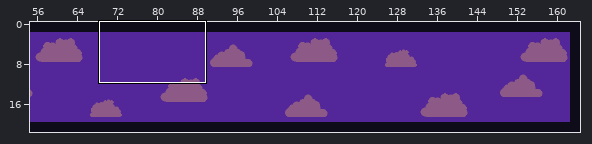
Two states of a Tiled map, map/map.tmx. The first picture is a wide view before the edit; the outline marks the close-up.
Close-up. The starting point:
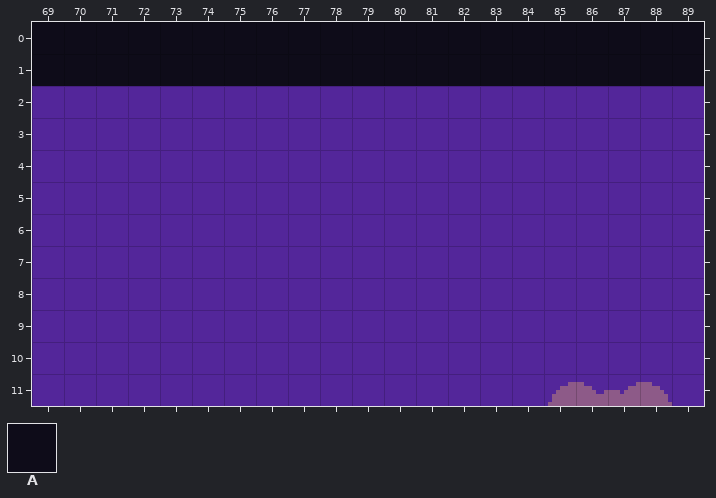
Cells are 8x8 px. Shown: x 69..89, y 0..11. The commit also changed other parts of the map, which this record leaves out.
Key: from "background": A 61 "Collision".
_ is an empty cell.
Layers that did not change in this view are not listed.
Layer "Background" before, first column x 69:
 0 AAAAAAAAAAAAAAAAAAAAA
 1 AAAAAAAAAAAAAAAAAAAAA
 2 _____________________
 3 _____________________
 4 _____________________
 5 _____________________
 6 _____________________
 7 _____________________
 8 _____________________
 9 _____________________
10 _____________________
11 _____________________
After the commit:
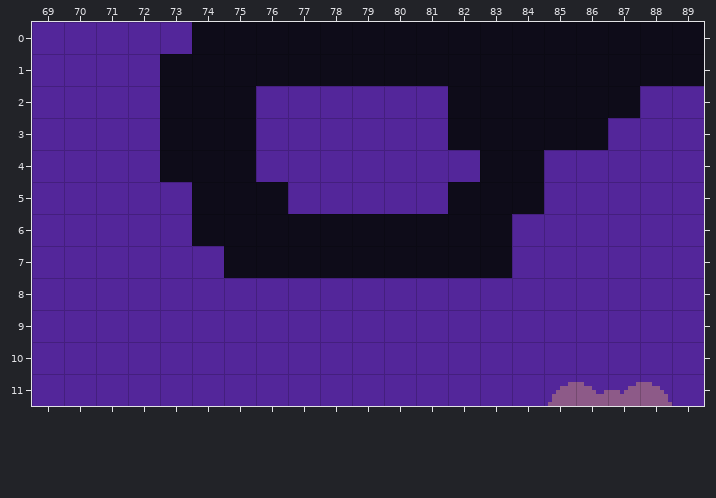
Changes in this commit:
Changed rows in their new state; . is an unchanged cell.
Layer "Background":
first column x 69:
 0 _____..............
 1 ____...............
 2 ....AAA......AAAAAA
 3 ....AAA......AAAAA.
 4 ....AAA.......AA...
 5 .....AAA.....AAA...
 6 .....AAAAAAAAAA....
 7 ......AAAAAAAAA....
